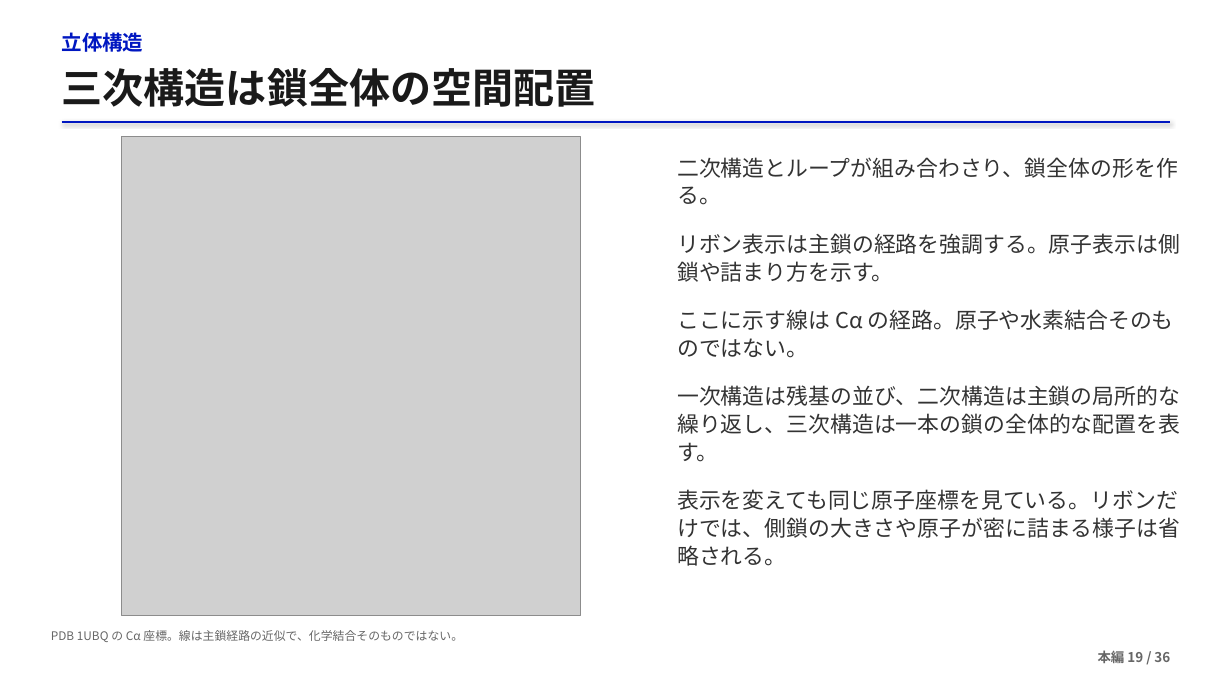
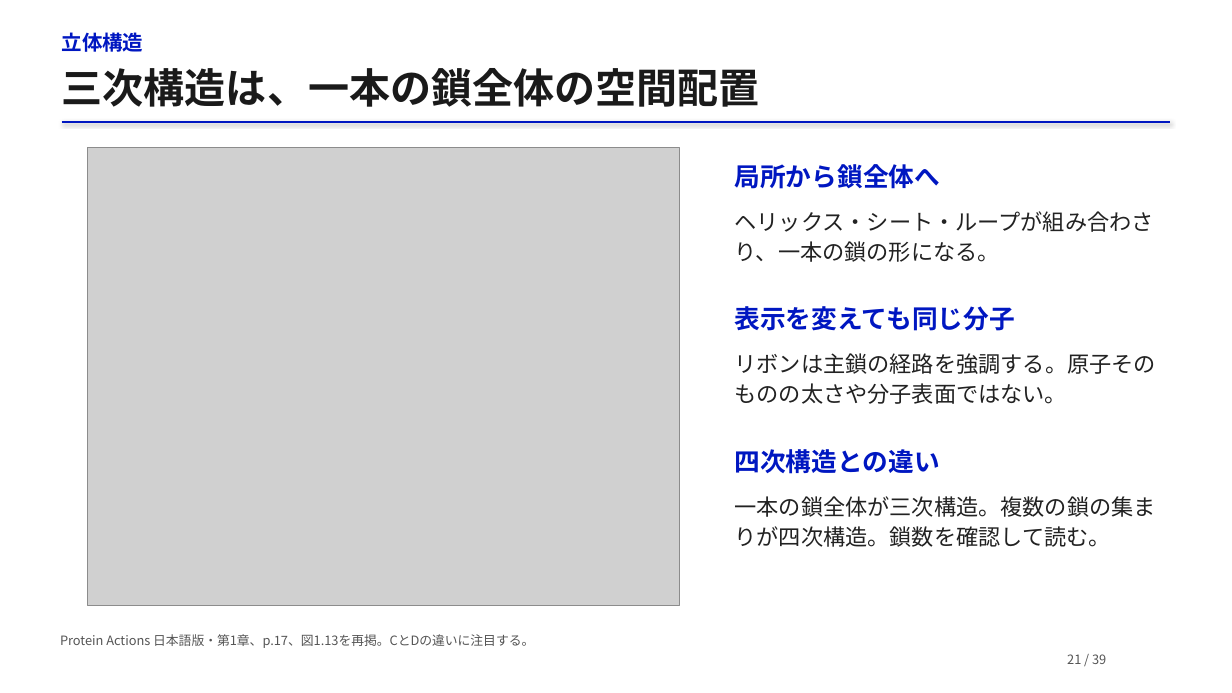
Before and after one commit to matsunagalab/lecture_bioinfo, a slide deck: slide 21 of 03_タンパク質構造の基礎/03_タンパク質構造の基礎.pptx (slide 19 before the commit). Drawn at 1232x693 pixels with LibreOffice and Linux fonts; fonts in the diff are those of the drawing; grey boxes stand for pictures. Boxes give left, top, right and bottom in pixels: in the first picture for what was removed or moved away, otherwise in the second. Text is boxed around its words. In the diff, an @@ line names an element or a change of style, - is before the commit and + after.

```diff
--- a/03_タンパク質構造の基礎/03_タンパク質構造の基礎.pptx
+++ b/03_タンパク質構造の基礎/03_タンパク質構造の基礎.pptx
@@ text at (62, 68, 760, 107): text changed @@
-三次構造は鎖全体の空間配置
+三次構造は、一本の鎖全体の空間配置
@@ picture: place and size @@
-picture at (121, 137, 580, 616)
+picture at (87, 148, 679, 605)
@@ text at (735, 164, 941, 189): text changed; size 17 to 20 pt; text colour #333333 to #0017C1; bold on @@
-二次構造とループが組み合わさり、鎖全体の形を作る。
+局所から鎖全体へ
@@ text at (735, 211, 1154, 262): text changed; size 17 to 17.3 pt; text colour #333333 to #222222 @@
-リボン表示は主鎖の経路を強調する。原子表示は側鎖や詰まり方を示す。
+ヘリックス・シート・ループが組み合わさり、一本の鎖の形になる。
@@ text at (735, 306, 1015, 331): text changed; size 17 to 20 pt; text colour #333333 to #0017C1; bold on @@
-ここに示す線は Cα の経路。原子や水素結合そのものではない。
+表示を変えても同じ分子
@@ text at (735, 353, 1156, 404): text changed; size 17 to 17.3 pt; text colour #333333 to #222222 @@
-一次構造は残基の並び、二次構造は主鎖の局所的な繰り返し、三次構造は一本の鎖の全体的な配置を表す。
+リボンは主鎖の経路を強調する。原子そのものの太さや分子表面ではない。
@@ text at (735, 449, 940, 474): text changed; size 17 to 20 pt; text colour #333333 to #0017C1; bold on @@
-表示を変えても同じ原子座標を見ている。リボンだけでは、側鎖の大きさや原子が密に詰まる様子は省略される。
+四次構造との違い
@@ text at (735, 496, 1156, 547): text changed; size 9.2 to 17.3 pt; text colour #666666 to #222222 @@
-PDB 1UBQ の Cα 座標。線は主鎖経路の近似で、化学結合そのものではない。
+一本の鎖全体が三次構造。複数の鎖の集まりが四次構造。鎖数を確認して読む。
@@ text added at (60, 634, 534, 648), 10 pt, text #555555 @@
+Protein Actions 日本語版・第1章、p.17、図1.13を再掲。CとDの違いに注目する。
@@ text added at (1067, 654, 1106, 664), 10 pt, text #555555 @@
+21 / 39
@@ text removed at (1098, 650, 1170, 663) @@
-本編 19 / 36
```
Also in this commit, not shown: 23 other slides changed, 17 slides added, 14 slides removed, 2 other files.
